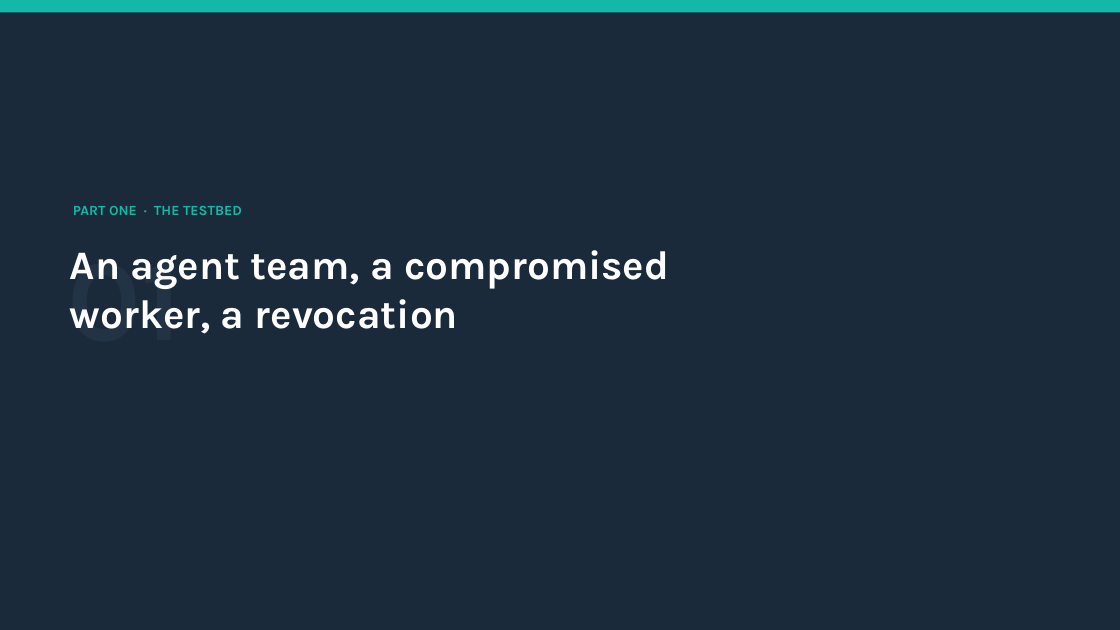
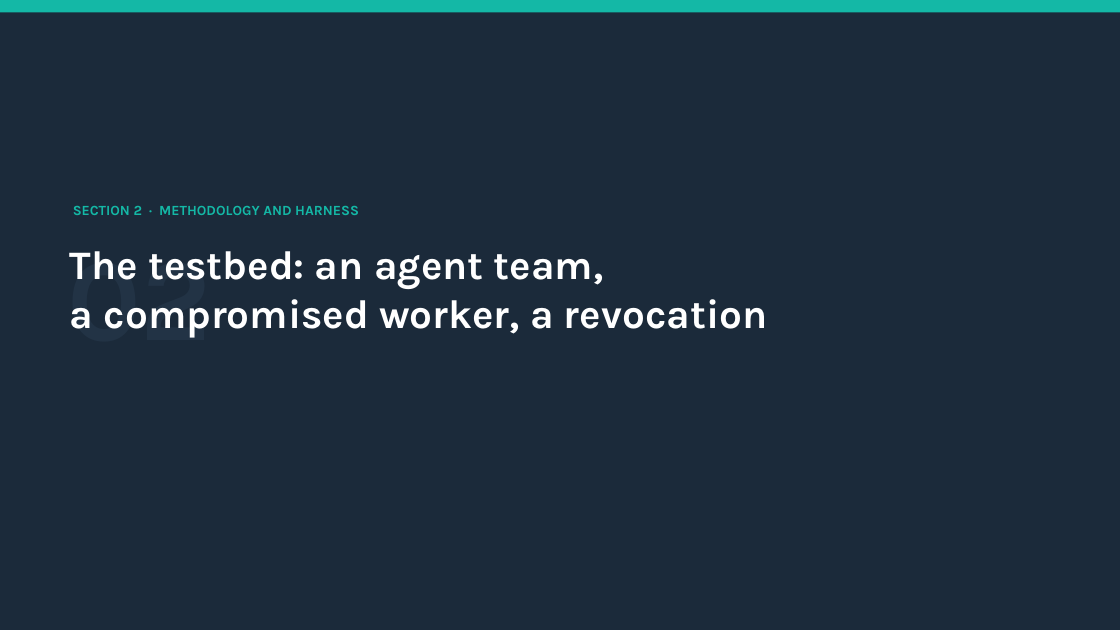
Before and after one commit to astral-fate/revoked-not-forgotten, a slide deck: slide 6 of deck/revoked_not_forgotten_deck.pptx (slide 5 before the commit). Drawn at 1120x630 pixels with LibreOffice and Linux fonts; fonts in the diff are those of the drawing. Boxes give left, top, right and bottom in pixels: in the first picture for what was removed or moved away, otherwise in the second. Text is boxed around its words. In the diff, an @@ line names an element or a change of style, - is before the commit and + after.

```diff
--- a/deck/revoked_not_forgotten_deck.pptx
+++ b/deck/revoked_not_forgotten_deck.pptx
@@ text at (73,206,359,215): text changed @@
-PART ONE · THE TESTBED
+SECTION 2 · METHODOLOGY AND HARNESS
@@ text at (67,251,211,338): text changed @@
-01
+02
@@ text at (70,251,767,338): text changed @@
-An agent team, a compromised
-worker, a revocation
+The testbed: an agent team,
+a compromised worker, a revocation
```
Also in this commit, not shown: 27 other slides changed, 6 slides added, 6 other files.
